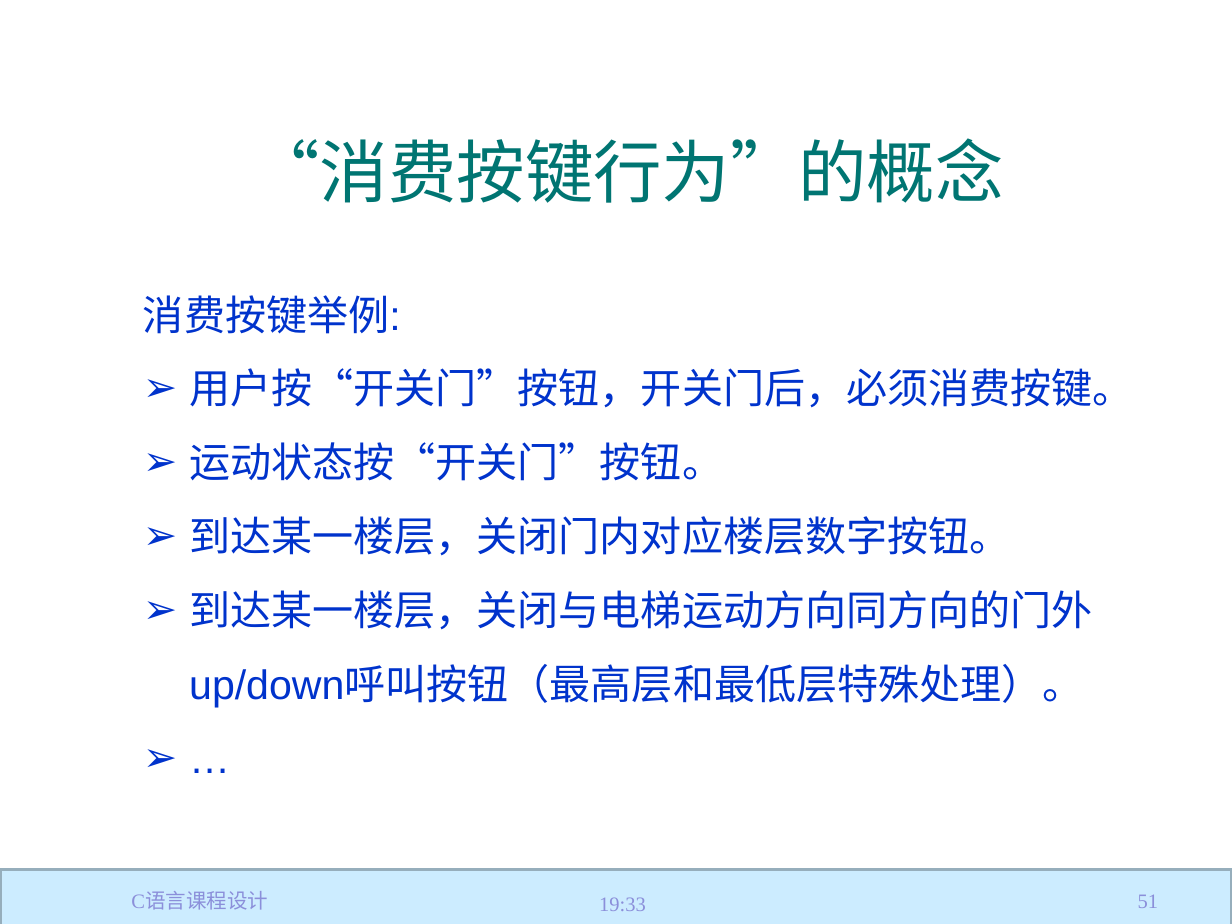
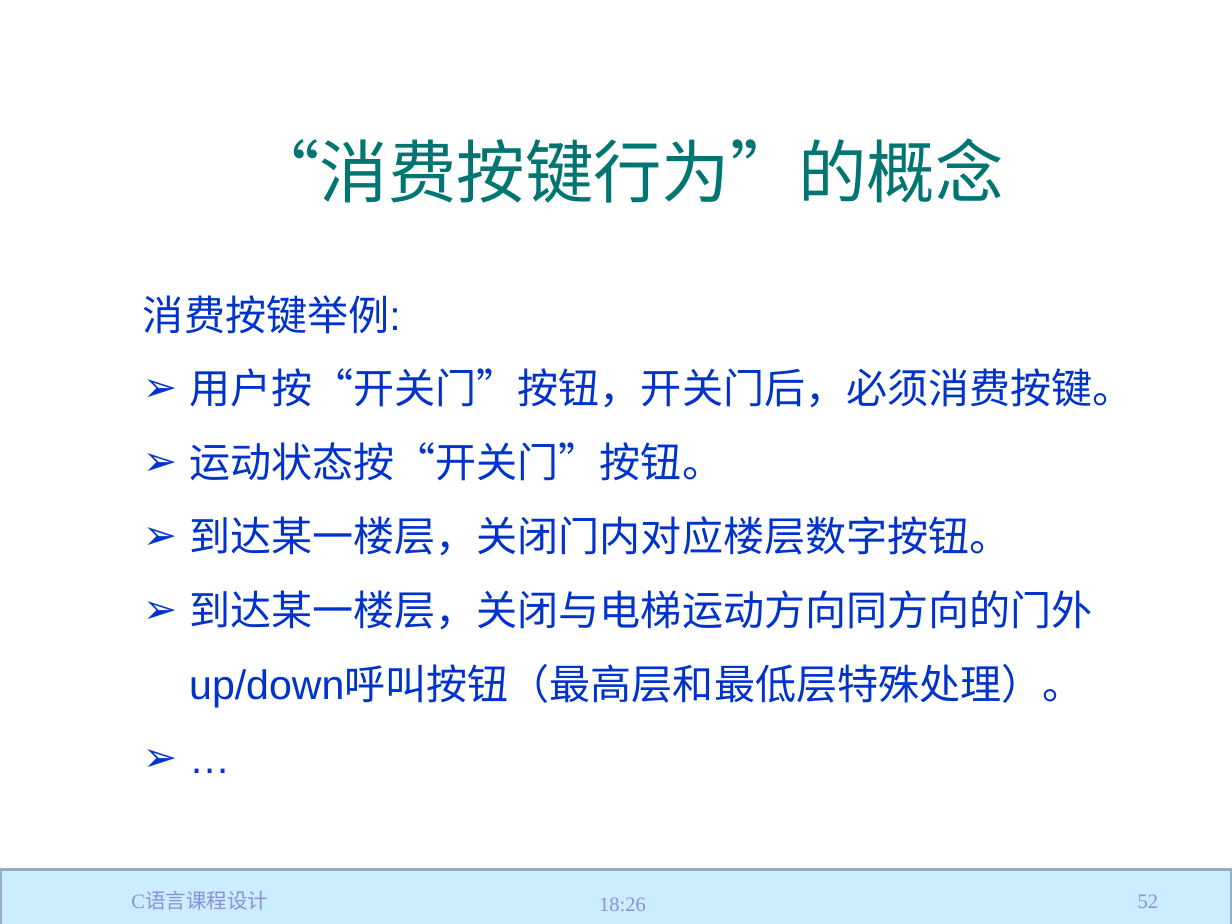
Before and after one commit to jtrfid/C-Repositories, a slide deck: slide 52 of 2017/C语言课程设计/C语言课程设计.pptx (slide 51 before the commit). Drawn at 1232x924 pixels with LibreOffice and Linux fonts; fonts in the diff are those of the drawing; background and template pictures are left out. Boxes give left, top, right and bottom in pixels: in the first picture for what was removed or moved away, otherwise in the second. Text is boxed around its words. In the diff, an @@ line names an element or a change of style, - is before the commit and + after.

```diff
--- a/2017/C语言课程设计/C语言课程设计.pptx
+++ b/2017/C语言课程设计/C语言课程设计.pptx
@@ text at box(599, 897, 646, 911): text changed @@
-19:33
+18:26
@@ page number at box(1138, 894, 1158, 908): text changed @@
-51
+52
```
Also in this commit, not shown: 52 other slides changed, 1 slide added, 1 other file.
